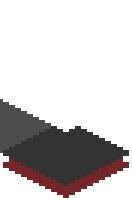
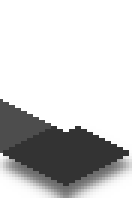
Before/after of a 132px x 198px layered artwork. What changed in the layer stack:
added layer "Shadow copy" (60%) above "Bottom" over [left=0, top=126, right=132, bottom=198]
hid "Bottom" over [left=3, top=132, right=129, bottom=198]
